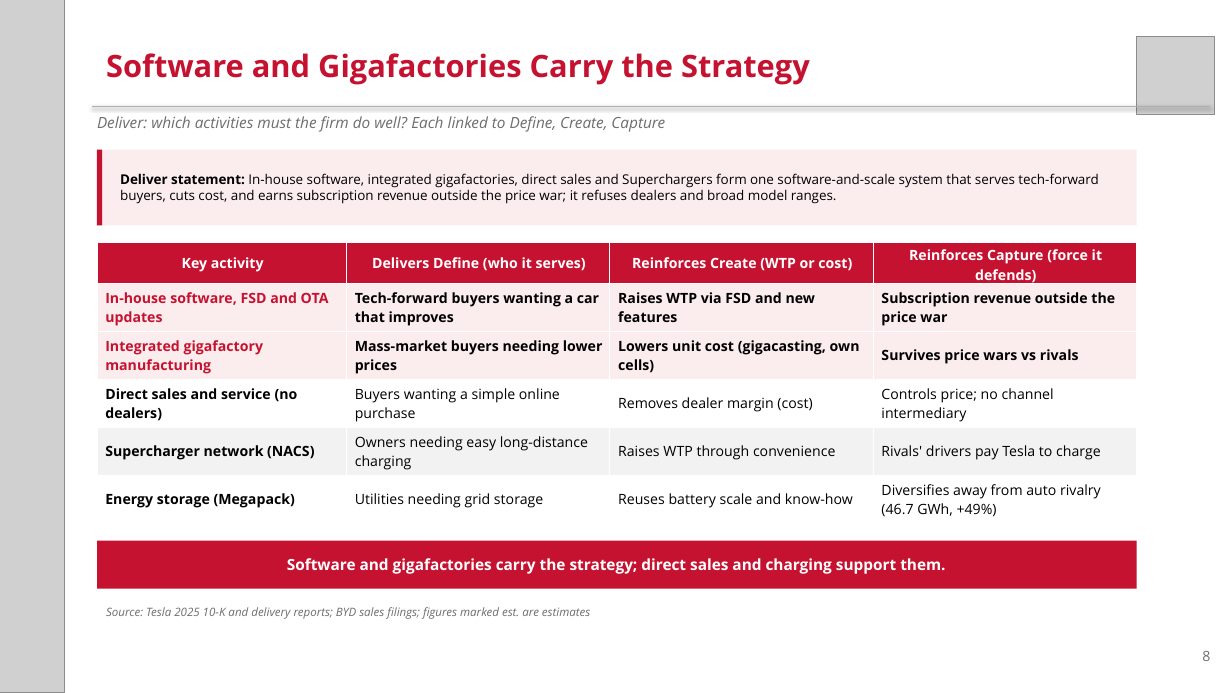
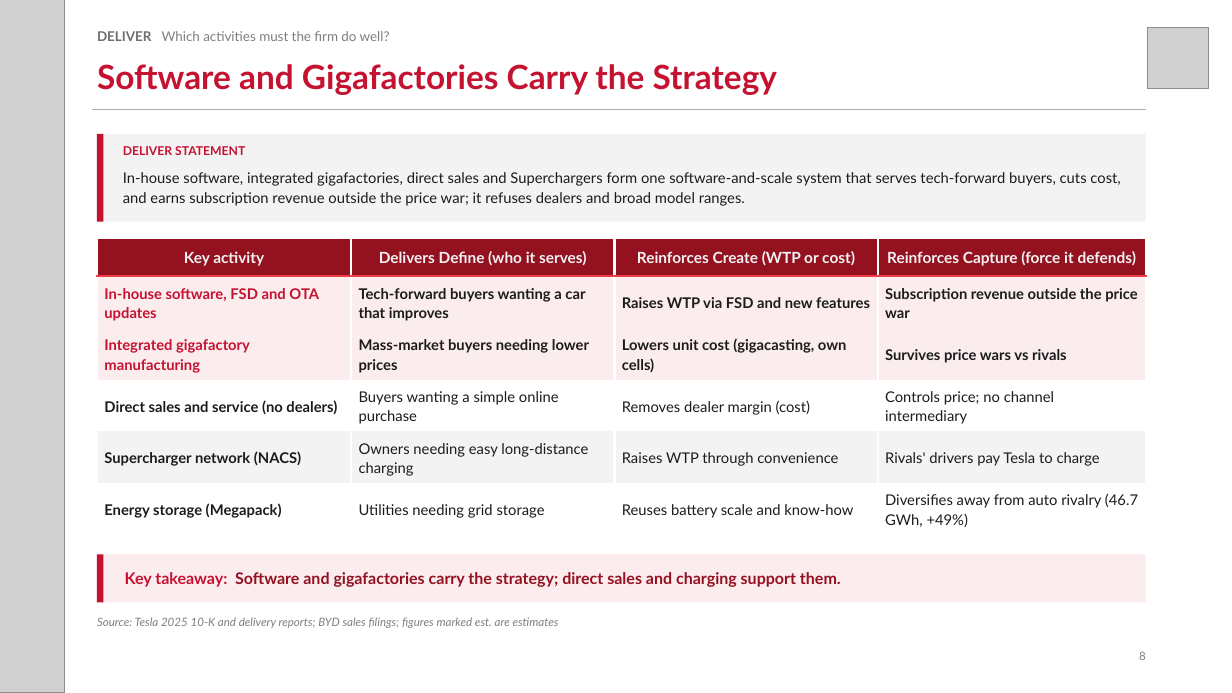
Before and after one commit to zuhayr77/AI-Business-Strategy-Agent, a slide deck: slide 8 of dccd-strategy-agent/examples/Tesla_DCCD.pptx. Drawn at 1232x693 pixels with LibreOffice and Linux fonts; fonts in the diff are those of the drawing; grey boxes stand for pictures. Boxes give left, top, right and bottom in pixels: in the first picture for what was removed or moved away, otherwise in the second. Text is boxed around its words. In the diff, an @@ line names an element or a change of style, - is before the commit and + after.

```diff
--- a/dccd-strategy-agent/examples/Tesla_DCCD.pptx
+++ b/dccd-strategy-agent/examples/Tesla_DCCD.pptx
@@ picture resized from (x1=1137, y1=37, x2=1214, y2=115) to (x1=1148, y1=28, x2=1209, y2=89) @@
@@ text "Software and Gigafactories Carry the ..." moved from (x1=106, y1=53, x2=810, y2=85) to (x1=97, y1=64, x2=777, y2=95) @@
@@ text "Software and Gigafactories Carry the ..." at (x1=97, y1=64, x2=777, y2=95): size 24 to 26 pt, font Open Sans to Lato; vertical alignment top to middle @@
@@ text at (x1=97, y1=31, x2=390, y2=41): text changed; size 12 to 10.5 pt; font Open Sans to Lato; text colour #6D6E71 to #7F7F7F; italic off @@
-Deliver: which activities must the firm do well? Each linked to Define, Create, Capture
+DELIVER Which activities must the firm do well?
@@ line moved from (92, 106) - (1211, 106) to (92, 109) - (1146, 109) @@
@@ rectangle resized from (x1=97, y1=150, x2=103, y2=226) to (x1=97, y1=134, x2=104, y2=222) @@
@@ rectangle resized from (x1=97, y1=150, x2=1137, y2=226) to (x1=97, y1=134, x2=1146, y2=222) @@
@@ rectangle at (x1=97, y1=134, x2=1146, y2=222): fill #FBECEE to #F3F3F3 @@
@@ text added at (x1=123, y1=146, x2=245, y2=155), 9.5 pt, text #C41230, bold @@
+DELIVER STATEMENT
@@ text at (x1=123, y1=172, x2=1120, y2=206): text changed; size 10.5 to 11.5 pt; font Open Sans to Lato; text colour #000000 to #1C1C1C @@
-Deliver statement: In-house software, integrated gigafactories, direct sales and Superchargers form one software-and-scale system that serves tech-forward buyers, cuts cost, and earns subscription revenue outside the price war; it refuses dealers and broad model ranges.
+In-house software, integrated gigafactories, direct sales and Superchargers form one software-and-scale system that serves tech-forward buyers, cuts cost, and earns subscription revenue outside the price war; it refuses dealers and broad model ranges.
@@ text "In-house software, integrated gigafactories, direct ..." at (x1=123, y1=172, x2=1120, y2=206): vertical alignment middle to top @@
@@ table at (x1=97, y1=238, x2=1146, y2=535) @@
@@ fill #C41230 to #941120 in row 1 @@
@@ fill #FFFFFF to none in 8 cells @@
@@ fill #F2F2F2 to #F3F3F3 in row 5 @@
@@ size 11 to 12 pt, text colour #FFFFFF to #F2F2F2 in "Key activity", "Delivers Define (who it serves)", "Reinforces Create (WTP or cost)", "Reinforces Capture (force it defends)" @@
@@ font Open Sans to Lato @@
@@ size 11 to 11.5 pt in "In-house software, FSD and OTA updates", "Tech-forward buyers wanting a car that improves", "Raises WTP via FSD and new features", "Subscription revenue outside the price war" and 16 more places @@
@@ text colour #000000 to #1C1C1C in "Tech-forward buyers wanting a car that improves", "Raises WTP via FSD and new features", "Subscription revenue outside the price war", "Mass-market buyers needing lower prices" and 14 more places @@
@@ line spacing 1 to 1.1 @@
@@ borders changed @@
@@ table resized from (x1=97, y1=242, x2=1137, y2=521) to (x1=97, y1=238, x2=1146, y2=535) @@
@@ rectangle resized from (x1=97, y1=541, x2=1137, y2=589) to (x1=97, y1=555, x2=1146, y2=603) @@
@@ rectangle at (x1=97, y1=555, x2=1146, y2=603): fill #C41230 to #FBECEE @@
@@ rectangle added at (x1=97, y1=555, x2=104, y2=603), fill #C41230 @@
@@ text at (x1=125, y1=572, x2=841, y2=587): text changed; size 12 to 12.5 pt; font Open Sans to Lato; text colour #FFFFFF to #941120 @@
-Software and gigafactories carry the strategy; direct sales and charging support them.
+Key takeaway: Software and gigafactories carry the strategy; direct sales and charging support them.
@@ text "Source: Tesla 2025 10-K and ..." moved from (x1=106, y1=607, x2=590, y2=619) to (x1=97, y1=617, x2=559, y2=628) @@
@@ text "Source: Tesla 2025 10-K and ..." at (x1=97, y1=617, x2=559, y2=628): font Open Sans to Lato, text colour #6D6E71 to #7F7F7F @@
@@ text "8" moved from (x1=1202, y1=651, x2=1210, y2=661) to (x1=1139, y1=651, x2=1146, y2=660) @@
@@ text "8" at (x1=1139, y1=651, x2=1146, y2=660): size 11 to 9 pt, font Open Sans to Lato, text colour #6D6E71 to #7F7F7F @@
```
Also in this commit, not shown: 8 other slides changed, 15 other files.
